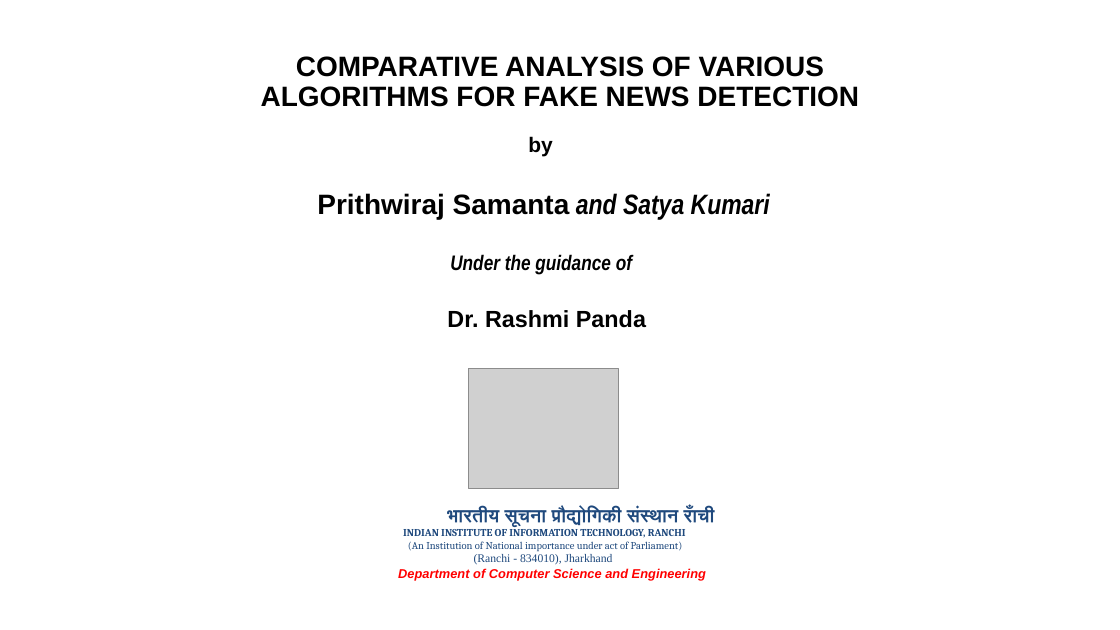
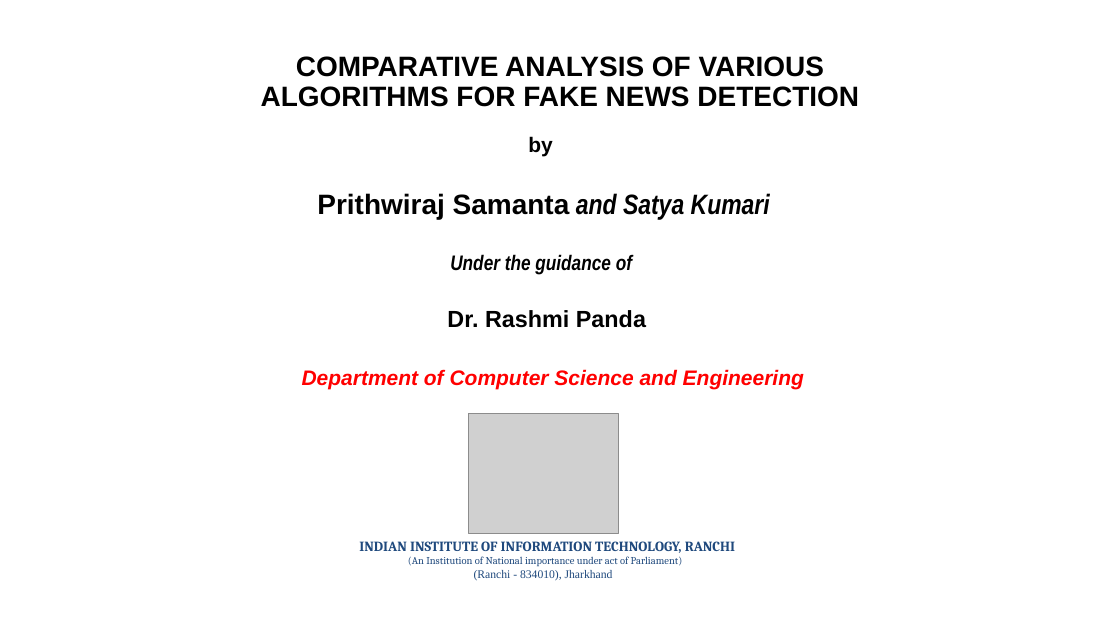
Before and after one commit to satya1013/Fake-News-1, a slide deck: slide 1 of Fake_News_New.pptx. Drawn at 1120x630 pixels with LibreOffice and Linux fonts; fonts in the diff are those of the drawing; grey boxes stand for pictures. Boxes give left, top, right and bottom in pixels: in the first picture for what was removed or moved away, otherwise in the second. Text is boxed around its words. In the diff, an @@ line names an element or a change of style, - is before the commit and + after.

```diff
--- a/Fake_News_New.pptx
+++ b/Fake_News_New.pptx
@@ text added at (302,369,804,389), 18 pt, text #FF0000, bold, italic @@
+Department of Computer Science and Engineering
@@ picture: place and size @@
-picture at (469,369,618,489)
+picture at (469,413,618,534)
@@ text at (447,507,714,527): paragraph removed @@
-भारतीय सूचना प्रौद्योगिकी संस्थान राँची
@@ text "INDIAN INSTITUTE OF INFORMATION TECHNOLOGY, ...": place and size @@
-text "INDIAN INSTITUTE OF INFORMATION TECHNOLOGY, ..." at (398,507,714,580)
+text "INDIAN INSTITUTE OF INFORMATION TECHNOLOGY, ..." at (359,541,735,581)
@@ text at (359,541,735,553): size 9 to 12 pt in "INDIAN INSTITUTE OF INFORMATION TECHNOLOGY, RANCHI" @@
@@ text at (398,568,706,580): paragraph removed @@
-Department of Computer Science and Engineering
```
Also in this commit, not shown: 10 other slides changed, 4 slides added, 1 slide removed, 11 other files.
